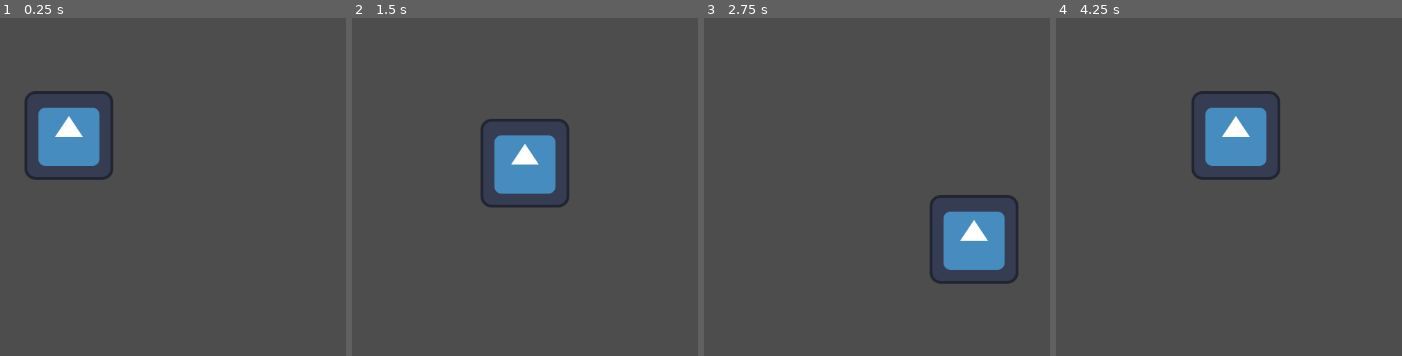
Above: before the commit, frames 1-4 (left to right).
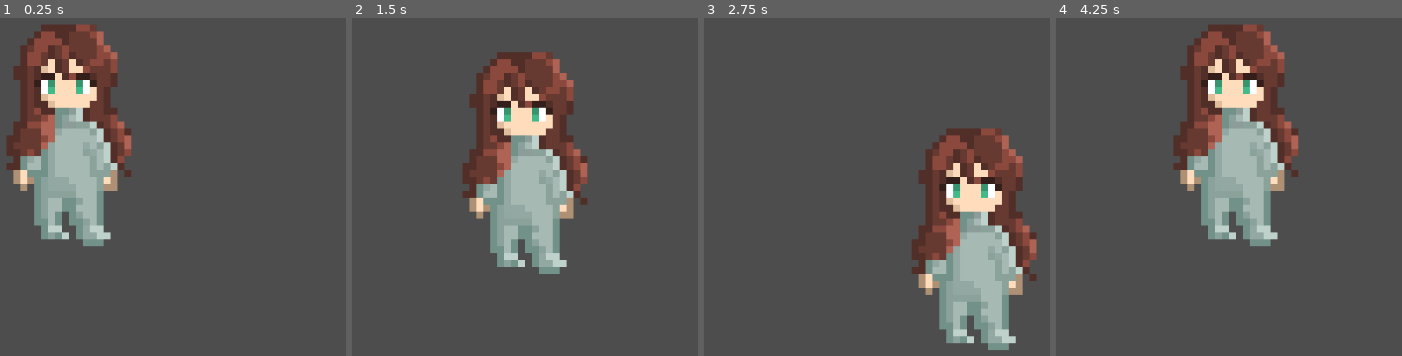
Above: after the commit, the same moments.

Repository: CarlosHygor/giovana-s-mind
Game: Godot game, scene res://cenas/teste.tscn
Same seed, same stepped clock (60 frames per second), same inputs: the game is played once before the commit and once after it. The project has no main scene, so this scene is started directly. The engine's default icon, where the game draws it, is replaced by a stand-in: a white triangle on a blue panel in a dark square.
Inputs:
- Up to frame 1 (0.25 s): no input
- Up to frame 2 (1.5 s): tap Enter at 0.5 s; hold D (move_right) 0.53-1.28 s; hold S (move_down) from 1.28 s (still down)
- Up to frame 3 (2.75 s): release S (move_down) at 2.03 s; hold D (move_right) from 2.03 s (still down)
- Up to frame 4 (4.25 s): release D (move_right) at 2.78 s; hold W (move_up) 2.78-3.53 s; hold A (move_left) from 3.53 s (still down)

The runs differ from the first frame. In frame 1, 17% of the frame differs, in the area x 2-39%, y 1-68%; in frame 2, 17%; in frame 3, 17%; in frame 4, 17%, in the area x 34-70%, y 1-68%.

Commit message:
"feat: Adiciona dano, vida, cura e morte no player"

Diff:
--- a/giovana's-mind/cenas/player.tscn
+++ b/giovana's-mind/cenas/player.tscn
@@ -1,8 +1,8 @@
 [gd_scene load_steps=5 format=3 uid="uid://dks882yywnm7n"]
 
-[ext_resource type="Texture2D" uid="uid://cv2jto7q3lhwk" path="res://icon.svg" id="1_8or6t"]
 [ext_resource type="Script" uid="uid://cv1w06nrcemis" path="res://scripts/player.gd" id="1_unwft"]
 [ext_resource type="PackedScene" uid="uid://qfskedtb8h77" path="res://cenas/bullet.tscn" id="3_kthid"]
+[ext_resource type="Texture2D" uid="uid://bmnqwuxdcgihy" path="res://recursos/sprites/geovanaFrente/geovana  andar - frente1.png" id="3_xojfc"]
 
 [sub_resource type="CircleShape2D" id="CircleShape2D_0s3u6"]
 custom_solver_bias = 1.0
@@ -20,6 +20,6 @@
 [node name="Body" type="Node2D" parent="."]
 
 [node name="Sprite2D" type="Sprite2D" parent="Body"]
-texture = ExtResource("1_8or6t")
+texture = ExtResource("3_xojfc")
 
 [node name="Muzzle" type="Node2D" parent="Body"]
--- a/giovana's-mind/scripts/player.gd
+++ b/giovana's-mind/scripts/player.gd
@@ -3,7 +3,40 @@
 @export var move_speed: float = 200.0
 @export var bullet_scene: PackedScene
 @export var fire_rate: float = 0.15
+
 var can_shoot := true
+
+# VIDA
+var max_hearts: int = 3
+var current_hearts: int = max_hearts
+var is_dead: bool = false
+
+
+func take_damage() -> void:
+	if is_dead:
+		return
+
+	current_hearts -= 1
+
+	if current_hearts <= 0:
+		current_hearts = 0
+		die()
+
+
+func heal() -> void:
+	if is_dead:
+		return
+
+	current_hearts += 1
+
+	if current_hearts > max_hearts:
+		current_hearts = max_hearts
+
+
+func die() -> void:
+	is_dead = true
+	print("Player morreu!")
+	# Você pode adicionar animação, game over, etc.
 
 
 func _physics_process(delta: float) -> void:
@@ -23,15 +56,11 @@
 	velocity = input_vector * move_speed
 	move_and_slide()
 
-
-	# TIRO (SETAS)
+	# TIRO (SETAS — SEM ROTAÇÃO DO PLAYER)
 	var shoot_dir = get_shoot_direction()
 
-	if shoot_dir != Vector2.ZERO:
-		$Body.rotation = shoot_dir.angle() # ← ROTACIONA SOMENTE O BODY
-
-		if can_shoot:
-			shoot(shoot_dir)
+	if shoot_dir != Vector2.ZERO and can_shoot:
+		shoot(shoot_dir)
 
 
 func get_shoot_direction() -> Vector2:
@@ -53,7 +82,11 @@
 	can_shoot = false
 
 	var bullet = bullet_scene.instantiate()
-	bullet.position = $Body/Muzzle.global_position
+
+	# 🔥 Bala nasce no centro do player
+	bullet.global_position = global_position
+
+	# Direção do tiro
 	bullet.direction = direction
 
 	get_tree().current_scene.add_child(bullet)
